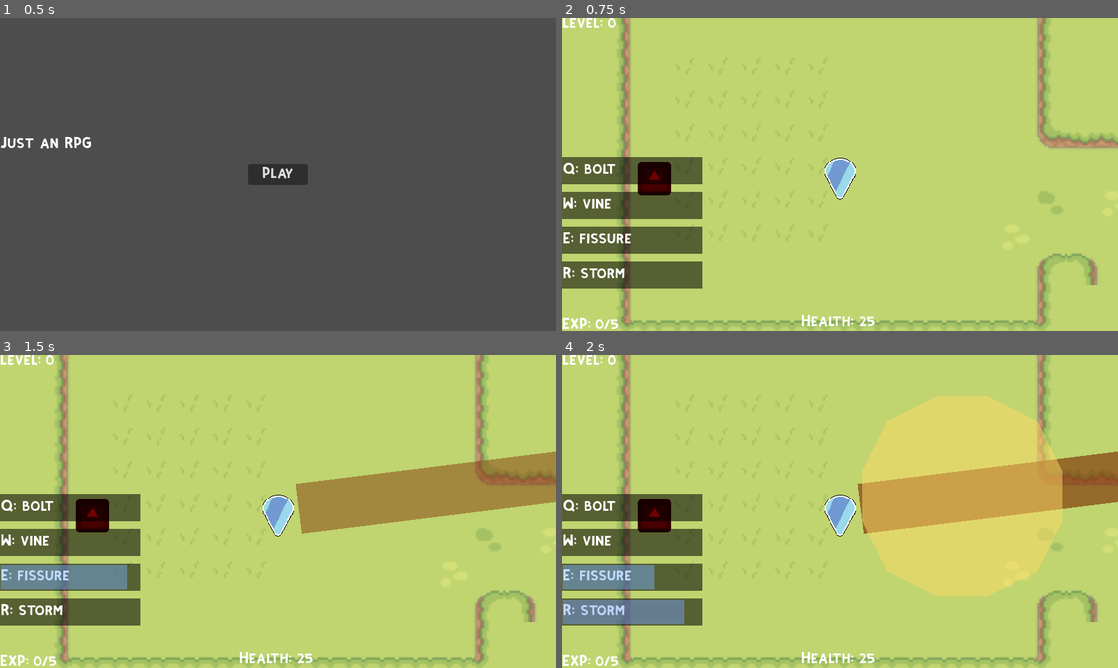
Above: before the commit, frames 1-4 (two rows, left to right).
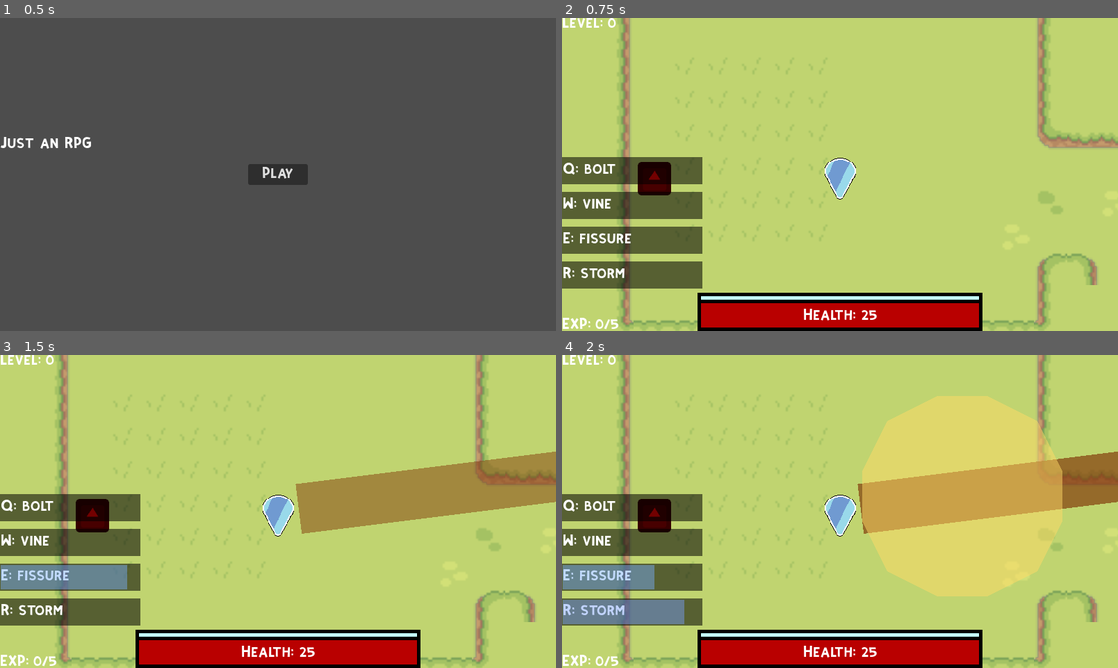
Above: after the commit, the same moments.

Repository: sakata24/Magus-Exo
Game: Godot game, scene res://HUDs/Home.tscn
Two runs of this game, one before a commit and one after it. Both use one fixed random seed, a clock stepped at 60 frames per second and the inputs below. The engine's default icon, where the game draws it, is replaced by a stand-in: a white triangle on a blue panel in a dark square.
Inputs (mouse positions are in pixels of both pictures, inside the frame that each line leads up to):
- Up to frame 1 (0.5 s): no input
- Up to frame 2 (0.75 s): click "Play" at 0.5 s
- Up to frame 3 (1.5 s): tap Enter at 1.25 s; move the mouse to (400, 495) at 1.27 s; hold E (E) from 1.28 s (still down)
- Up to frame 4 (2 s): keep holding E (E); tap R (R) at 1.55 s

Frame 1 is identical in both runs. In frame 2, 6.3% of the frame differs, in the area x 24-76%, y 87-100%; in frame 3, 6.3%; in frame 4, 6.3%.

Commit message:
updated hud

Diff:
--- a/Abilities/Bullet.gd
+++ b/Abilities/Bullet.gd
@@ -44,6 +44,7 @@
 # handles movement of bullet
 func _physics_process(delta):
 	var collision = move_and_collide(get_velocity().normalized() * delta * speed)
+	# check collisions
 	if collision and collision.get_collider().get_name() != "Player":
 		if collision.get_collider().is_in_group("skills"):
 			set_collision_layer_value(3, false)
--- a/Characters/Enemies/Charger.gd
+++ b/Characters/Enemies/Charger.gd
@@ -2,12 +2,15 @@
 
 var lockTarget
 var dashing = 0
+var canHit = true
 
 # make the monster move
 func _physics_process(delta):
+	# make it rotate around and chase
 	if aggro and not attacking and not dashing:
 		self.rotation = lerp_angle(self.rotation, self.global_position.angle_to_point(player.position), 0.5)
 		chase(delta)
+	# make it dash
 	else:
 		if dashing:
 			print(lockTarget)
@@ -38,7 +41,6 @@
 	dashing = false
 	attacking = false
 
-
 func _on_damage_area_body_entered(body):
 	if body.name == "Player":
 			body.hit(myDmg)
--- a/Characters/Enemies/Monster.tscn
+++ b/Characters/Enemies/Monster.tscn
@@ -10,7 +10,8 @@
 radius = 75.0
 
 [node name="Monster" type="CharacterBody2D"]
-collision_layer = 2
+collision_layer = 10
+collision_mask = 9
 script = ExtResource("1")
 
 [node name="Sprite2D" type="Sprite2D" parent="."]
--- a/Characters/Player.gd
+++ b/Characters/Player.gd
@@ -11,6 +11,7 @@
 signal moving_to()
 signal dashing_()
 signal cooling_down(skill_cds, skill_cds_max)
+signal cooling_dash(dash_cd, dash_cd_max)
 signal player_hit(newHP)
 
 # constants
@@ -18,6 +19,7 @@
 
 # instance variable for player HP
 var health = 25
+var maxHealth = 25
 
 # instance variables for player movement
 var max_speed = 100
@@ -109,6 +111,7 @@
 func _physics_process(delta):
 	$ProjectilePivot.look_at(castTarget)
 	emit_signal("cooling_down", skillTimer, skillCD)
+	emit_signal("cooling_dash", $DashTimer.time_left, $DashTimer.wait_time)
 	movementHelper(delta)
 	if skillTimer[0] == skillCD[0]:
 		skillReady[0] = true
@@ -194,6 +197,7 @@
 		print("level up!")
 		lvl += 1
 		emit_signal("level_up", lvl)
+		$DashTimer.wait_time *= 0.85
 		# increment currentXpThreshold to the next
 		currentXpThreshold = XPTHRESHOLDS[XPTHRESHOLDS.find(currentXpThreshold) + 1]
 	print("gained ", amount, " xp")
@@ -201,7 +205,7 @@
 
 func hit(damage):
 	health -= damage
-	emit_signal("player_hit", health)
+	emit_signal("player_hit", health, maxHealth)
 	var dmgNum = damageNumber.instantiate()
 	dmgNum.modulate = Color(255, 0, 0)
 	get_parent().add_child(dmgNum)
--- a/Characters/Player.tscn
+++ b/Characters/Player.tscn
@@ -7,7 +7,8 @@
 radius = 8.0
 
 [node name="CharacterBody2D" type="CharacterBody2D"]
-collision_mask = 0
+collision_layer = 9
+collision_mask = 9
 script = ExtResource("1")
 
 [node name="Sprite2D" type="Sprite2D" parent="."]
--- a/HUDs/HUD.gd
+++ b/HUDs/HUD.gd
@@ -1,5 +1,6 @@
 extends CanvasLayer
 
+var hudScale = 100 # hud scale default 100px
 
 func _ready():
 	pass
@@ -11,10 +12,14 @@
 	$LVLLabel.text = ("Level: " + str(lvl))
 
 func _set_cd(skill_cds, skill_cds_max):
-	$Skill0/ProgressBar.set_size(Vector2(200-(skill_cds[0]*200/skill_cds_max[0]),35))
-	$Skill1/ProgressBar.set_size(Vector2(200-(skill_cds[1]*200/skill_cds_max[1]),35))
-	$Skill2/ProgressBar.set_size(Vector2(200-(skill_cds[2]*200/skill_cds_max[2]),35))
-	$Skill3/ProgressBar.set_size(Vector2(200-(skill_cds[3]*200/skill_cds_max[3]),35))
+	$Skill0/ProgressBar.set_size(Vector2((2*hudScale)-(skill_cds[0]*(2*hudScale)/skill_cds_max[0]),(0.35*hudScale)))
+	$Skill1/ProgressBar.set_size(Vector2((2*hudScale)-(skill_cds[1]*(2*hudScale)/skill_cds_max[1]),(0.35*hudScale)))
+	$Skill2/ProgressBar.set_size(Vector2((2*hudScale)-(skill_cds[2]*(2*hudScale)/skill_cds_max[2]),(0.35*hudScale)))
+	$Skill3/ProgressBar.set_size(Vector2((2*hudScale)-(skill_cds[3]*(2*hudScale)/skill_cds_max[3]),(0.35*hudScale)))
 
-func _set_hp(newHP):
-	$HealthLabel.text = ("HEALTH: " + str(newHP))
+func _set_hp(new_HP, max_HP):
+	$Health/ProgressBar.set_size(Vector2((4*hudScale*new_HP)/max_HP,(0.35*hudScale)))
+	$Health/HealthLabel.text = ("HEALTH: " + str(new_HP))
+
+func _set_dash_cd(dash_cd, dash_cd_max):
+	$Dash/ProgressBar.set_size(Vector2((4*hudScale)-(dash_cd*(4*hudScale)/dash_cd_max),(0.05*hudScale)))
--- a/HUDs/HUD.tscn
+++ b/HUDs/HUD.tscn
@@ -2,18 +2,6 @@
 
 [ext_resource type="Script" path="res://HUDs/HUD.gd" id="1"]
 [ext_resource type="FontFile" uid="uid://o7m3yeirq5vk" path="res://Resources/fonts/KiriFont.ttf" id="2"]
-
-[sub_resource type="FontFile" id="1"]
-subpixel_positioning = 0
-msdf_pixel_range = 14
-msdf_size = 128
-fallbacks = Array[Font]([ExtResource("2")])
-cache/0/16/0/ascent = 0.0
-cache/0/16/0/descent = 0.0
-cache/0/16/0/underline_position = 0.0
-cache/0/16/0/underline_thickness = 0.0
-cache/0/16/0/scale = 1.0
-cache/0/16/0/kerning_overrides/16/0 = Vector2(0, 0)
 
 [sub_resource type="FontFile" id="2"]
 subpixel_positioning = 0
@@ -56,20 +44,20 @@
 cache/0/16/0/glyphs/0/texture_idx = -1
 cache/0/16/0/kerning_overrides/16/0 = Vector2(0, 0)
 
+[sub_resource type="FontFile" id="1"]
+subpixel_positioning = 0
+msdf_pixel_range = 14
+msdf_size = 128
+fallbacks = Array[Font]([ExtResource("2")])
+cache/0/16/0/ascent = 0.0
+cache/0/16/0/descent = 0.0
+cache/0/16/0/underline_position = 0.0
+cache/0/16/0/underline_thickness = 0.0
+cache/0/16/0/scale = 1.0
+cache/0/16/0/kerning_overrides/16/0 = Vector2(0, 0)
+
 [node name="HUD" type="CanvasLayer"]
 script = ExtResource("1")
-
-[node name="HealthLabel" type="Label" parent="."]
-anchors_preset = 7
-anchor_left = 0.5
-anchor_top = 1.0
-anchor_right = 0.5
-anchor_bottom = 1.0
-offset_left = -56.0
-offset_top = -21.0
-offset_right = 56.0
-theme_override_fonts/font = SubResource("1")
-text = "Health: 0"
 
 [node name="EXPLabel" type="Label" parent="."]
 anchors_preset = 2
@@ -194,3 +182,68 @@
 offset_right = 1.0
 offset_bottom = 37.0
 color = Color(0.470588, 0.627451, 1, 0.454902)
+
+[node name="Health" type="Control" parent="."]
+layout_mode = 3
+anchors_preset = 7
+anchor_left = 0.5
+anchor_top = 1.0
+anchor_right = 0.5
+anchor_bottom = 1.0
+grow_horizontal = 2
+grow_vertical = 0
+
+[node name="Body" type="ColorRect" parent="Health"]
+layout_mode = 2
+offset_left = -205.0
+offset_top = -45.0
+offset_right = 205.0
+color = Color(0, 0, 0, 1)
+
+[node name="ProgressBar" type="ColorRect" parent="Health"]
+layout_mode = 2
+offset_left = -200.0
+offset_top = -40.0
+offset_right = 200.0
+offset_bottom = -5.0
+color = Color(0.72549, 0, 0, 1)
+
+[node name="HealthLabel" type="Label" parent="Health"]
+layout_mode = 1
+anchors_preset = 14
+anchor_top = 0.5
+anchor_right = 1.0
+anchor_bottom = 0.5
+offset_left = -43.5
+offset_top = -30.0
+offset_right = 43.5
+offset_bottom = -10.0
+grow_horizontal = 2
+grow_vertical = 2
+theme_override_fonts/font = SubResource("1")
+text = "Health: 0"
+
+[node name="Dash" type="Control" parent="."]
+layout_mode = 3
+anchors_preset = 7
+anchor_left = 0.5
+anchor_top = 1.0
+anchor_right = 0.5
+anchor_bottom = 1.0
+offset_top = -40.0
+offset_bottom = -40.0
+grow_horizontal = 2
+grow_vertical = 0
+
+[node name="Body" type="ColorRect" parent="Dash"]
+offset_left = -205.0
+offset_top = -15.0
+offset_right = 205.0
+color = Color(0, 0, 0, 1)
+
+[node name="ProgressBar" type="ColorRect" parent="Dash"]
+offset_left = -200.0
+offset_top = -10.0
+offset_right = 200.0
+offset_bottom = -5.0
+color = Color(0.768627, 1, 1, 1)
--- a/Main.gd
+++ b/Main.gd
@@ -7,7 +7,7 @@
 		monster.connect("giveXp", Callable($Player, "gain_xp"))
 
 	# connect hud to player
-	$HUD/HealthLabel.text = ("Health: " + str($Player.health))
+	$HUD/Health/HealthLabel.text = ("Health: " + str($Player.health))
 	$HUD/EXPLabel.text = ("EXP: " + str($Player.xp) + " /" + str($Player.currentXpThreshold))
 	$HUD/Skill0/SkillName.text = ("Q: " + str($Player.equippedSkills[0]))
 	$HUD/Skill1/SkillName.text = ("W: " + str($Player.equippedSkills[1]))
@@ -17,6 +17,7 @@
 	$Player.connect("level_up", Callable(self, "_leveled_up"))
 	$Player.connect("moving_to", Callable(self, "_show_click"))
 	$Player.connect("cooling_down", Callable($HUD, "_set_cd"))
+	$Player.connect("cooling_dash", Callable($HUD, "_set_dash_cd"))
 	$Player.connect("player_hit", Callable($HUD, "_set_hp"))
 
 
--- /dev/null
+++ b/Maps/Home.tscn
@@ -0,0 +1,3 @@
+[gd_scene format=3 uid="uid://cbiw1tglncahn"]
+
+[node name="Home" type="Node2D"]
--- a/project.godot
+++ b/project.godot
@@ -68,6 +68,7 @@
 2d_physics/layer_1="players"
 2d_physics/layer_2="enemies"
 2d_physics/layer_3="spells"
+2d_physics/layer_4="characters"
 
 [physics]
 
